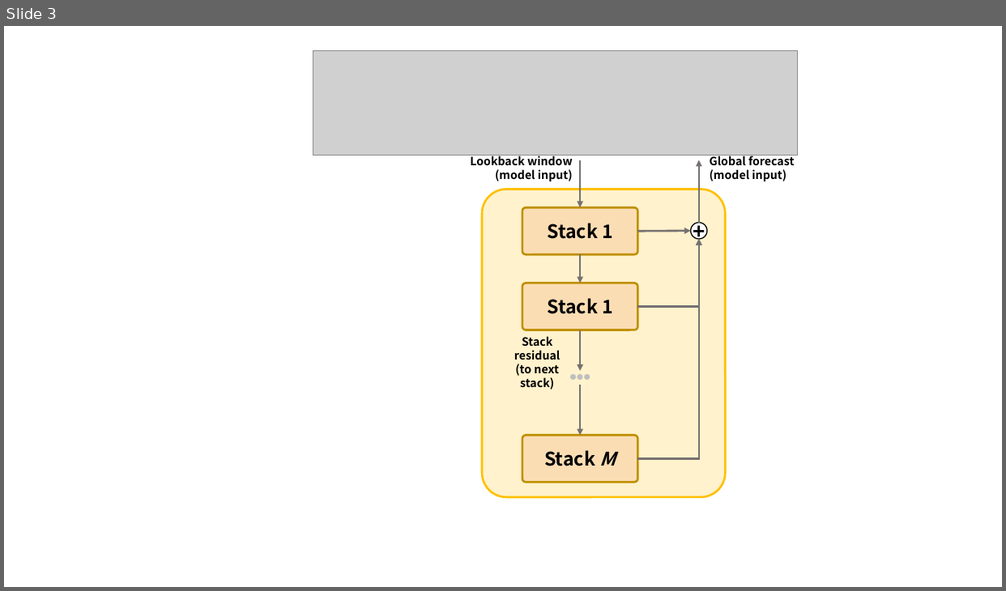
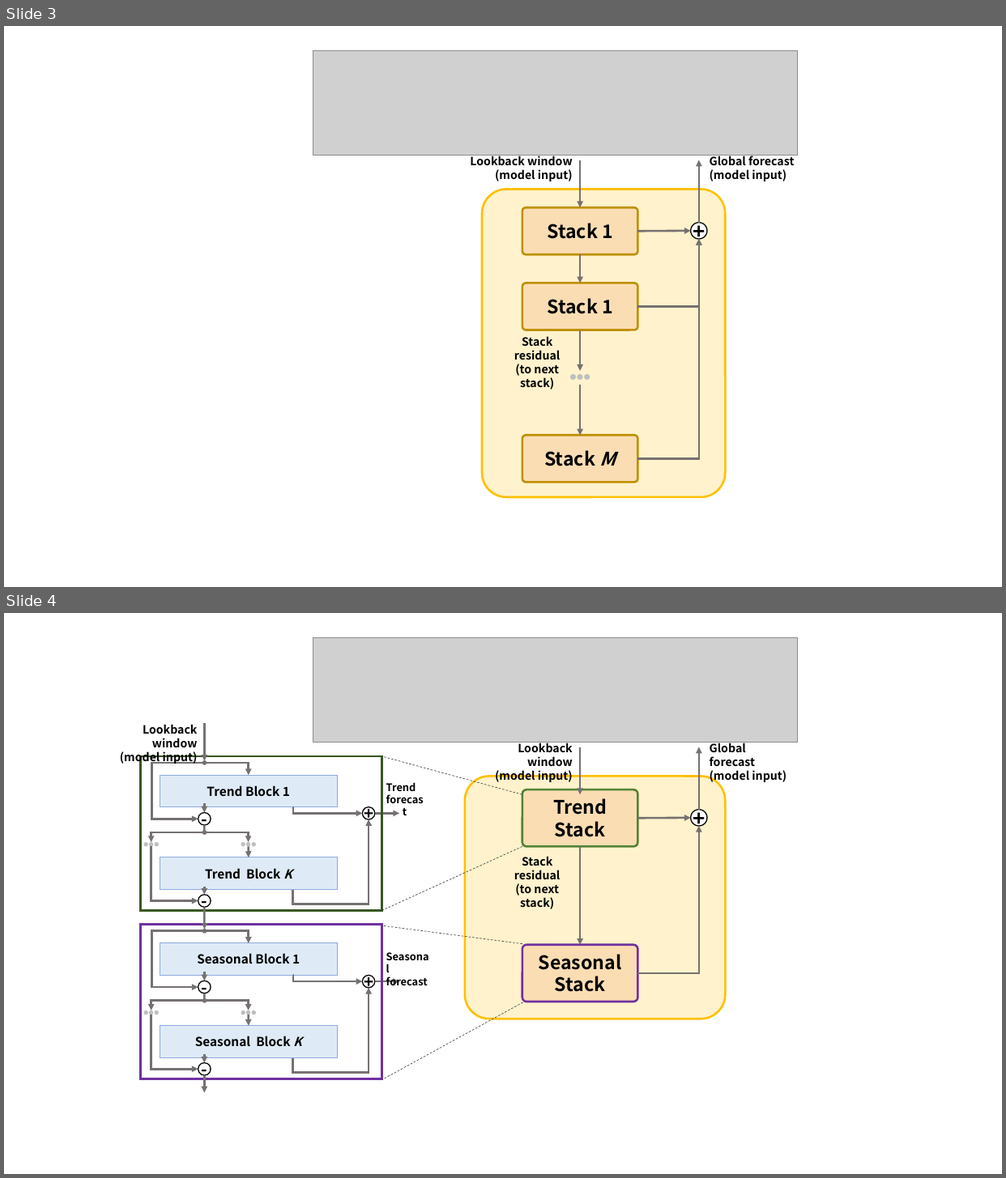
Before and after one commit to JoungheeKim/joungheekim.github.io, a slide deck: img/in-post/2020/2020-09-09/0909_resource.pptx. Shown one above the other, each under a label of ours: slide 3 before the commit, slides 3 and 4 after it. The pictures are 1006x591 and 1006x1178 pixels, drawn with LibreOffice and Linux fonts; fonts in the diff are those of the drawing; grey boxes stand for pictures. Boxes give left, top, right and bottom in pixels: in the first picture for what was removed or moved away, otherwise in the second. Text is boxed around its words. In the diff, an @@ line names an element or a change of style, - is before the commit and + after.

```diff
--- a/img/in-post/2020/2020-09-09/0909_resource.pptx
+++ b/img/in-post/2020/2020-09-09/0909_resource.pptx
@@ slide 4 added at box(4, 613, 1002, 1174), background #FFFFFF @@
@@ picture added at box(313, 637, 798, 742) @@
@@ text added at box(120, 724, 198, 764), 11 pt, text #000000, bold @@
+Lookback window
+(model input)
@@ arrow added from (205, 724) to (205, 761), #767171 2 pt @@
@@ group added at box(140, 756, 399, 911): 12 ellipses, 7 elbow arrows, 4 arrows, 3 rectangles, 1 line @@
+Trend Block 1
+-
+Trend Block K
+-
++
@@ line added from (522, 795) to (382, 756), #404040 0.5 pt dashed @@
@@ text added at box(495, 741, 573, 782), 11 pt, text #000000, bold @@
+Lookback window
+(model input)
@@ arrow added from (581, 747) to (581, 795), #767171 2 pt @@
@@ arrow added from (699, 810) to (699, 747), #767171 2 pt @@
@@ text added at box(710, 742, 786, 783), 11 pt, text #000000, bold @@
+Global forecast
+(model input)
@@ text added at box(386, 782, 428, 986), 10 pt, text #000000, bold @@
+Trend
+forecast
@@ rounded rectangle added at box(465, 776, 726, 1019), fill #FFF2CC, outline #FFC000 2 pt @@
@@ rounded rectangle added at box(522, 790, 637, 846), fill #FBDDB4, outline #548235 2 pt, 18 pt, text #000000, bold @@
+Trend Stack
@@ elbow arrow added from (638, 973) to (699, 826), #767171 2 pt @@
@@ arrow added from (638, 818) to (691, 818), #767171 2 pt @@
@@ ellipse added at box(691, 810, 707, 826), fill #FFFFFF, outline #000000 1 pt, 20 pt, text #000000, bold @@
++
@@ line added from (522, 846) to (382, 911), #404040 0.5 pt dashed @@
@@ arrow added from (581, 846) to (581, 944), #767171 2 pt @@
@@ text added at box(514, 856, 560, 909), 11 pt, text #000000, bold @@
+Stack residual
+(to next stack)
@@ group added at box(140, 924, 399, 1079): 12 ellipses, 7 elbow arrows, 4 arrows, 3 rectangles, 1 line @@
+Seasonal Block 1
+-
+Seasonal Block K
+-
++
@@ arrow added from (205, 907) to (205, 930), #767171 2 pt @@
@@ line added from (522, 944) to (382, 926), #404040 0.5 pt dashed @@
@@ rounded rectangle added at box(522, 944, 637, 1002), fill #FBDDB4, outline #7030A0 2 pt, 18 pt, text #000000, bold @@
+Seasonal
+Stack
@@ text added at box(197, 953, 252, 964), 10 pt, text #000000, bold @@
+Seasonal
+forecast
@@ line added from (522, 1003) to (382, 1080), #404040 0.5 pt dashed @@
@@ arrow added from (205, 1076) to (205, 1093), #767171 2 pt @@
```
Also in this commit, not shown: 1 slide changed, 2 other files.
